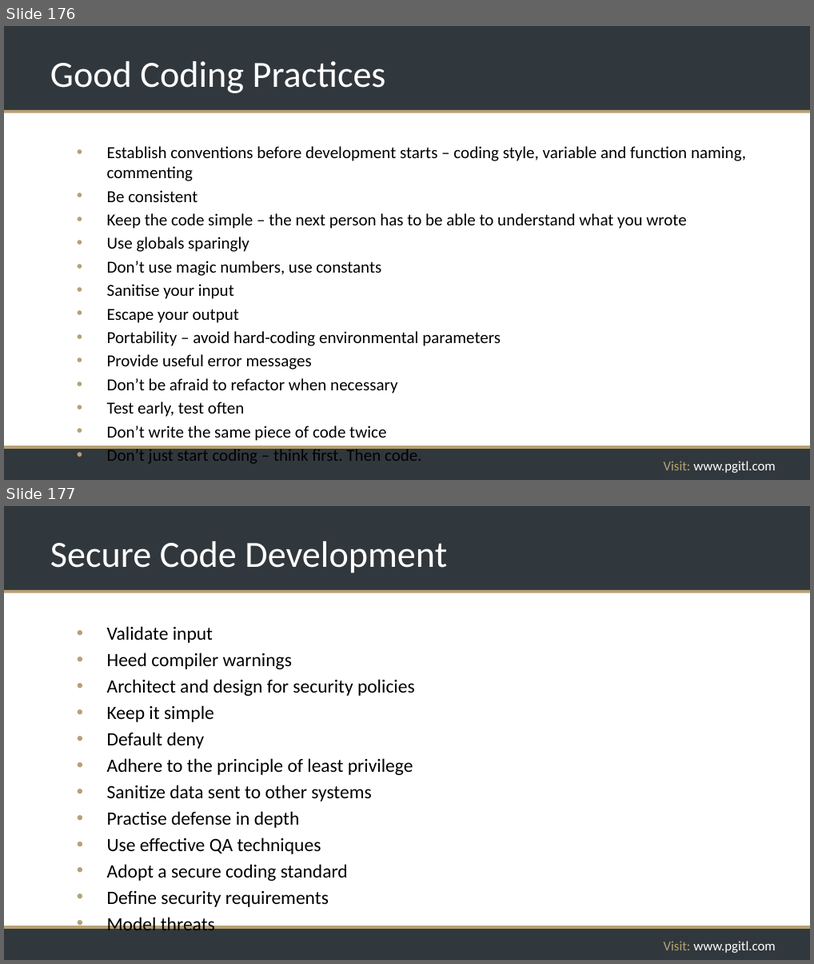
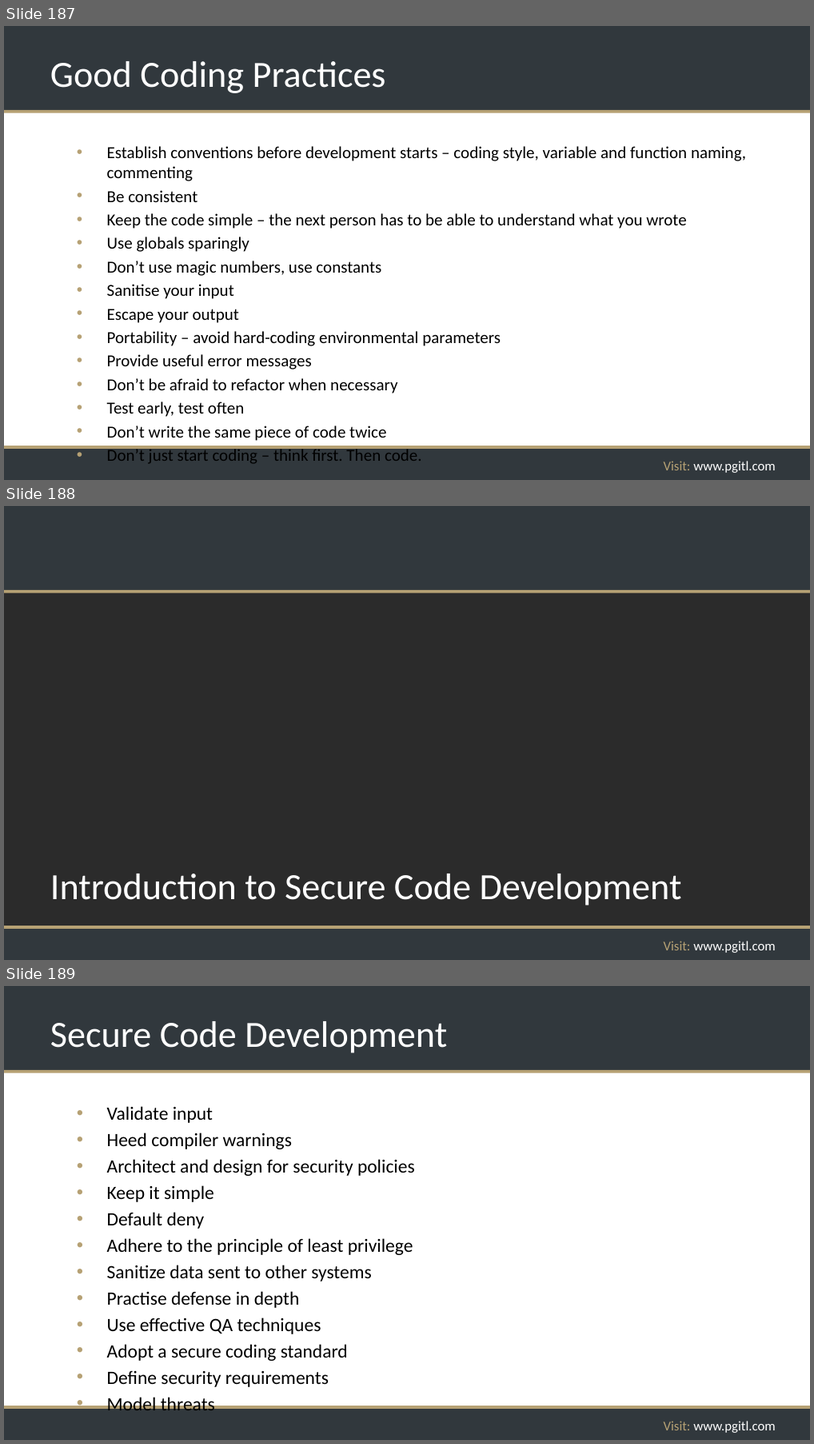
Before and after one commit to rikkouri/project-a, a slide deck: Programming Foundations.pptx. Shown one above the other, each under a label of ours: slides 176 and 177 before the commit, slides 187, 188 and 189 after it. The pictures are 814x964 and 814x1444 pixels, drawn with LibreOffice and Linux fonts; fonts in the diff are those of the drawing; background and template pictures are left out; a plain dark background stands for a picture behind light text. Boxes give left, top, right and bottom in pixels: in the first picture for what was removed or moved away, otherwise in the second. Text is boxed around its words. In the diff, an @@ line names an element or a change of style, - is before the commit and + after.

```diff
--- a/Programming Foundations.pptx
+++ b/Programming Foundations.pptx
@@ slide 188 added at (4, 506, 810, 960), background picture (left out); not listed: 5 template elements that a slide beside it also shows @@
@@ title added at (50, 873, 682, 905), 44 pt, text #FFFFFF @@
+Introduction to Secure Code Development
@@ what was slide 176 is now slide 187 @@
@@ what was slide 177 is now slide 189 @@
```
Also in this commit, not shown: 3 slides changed, 13 other slides added.
